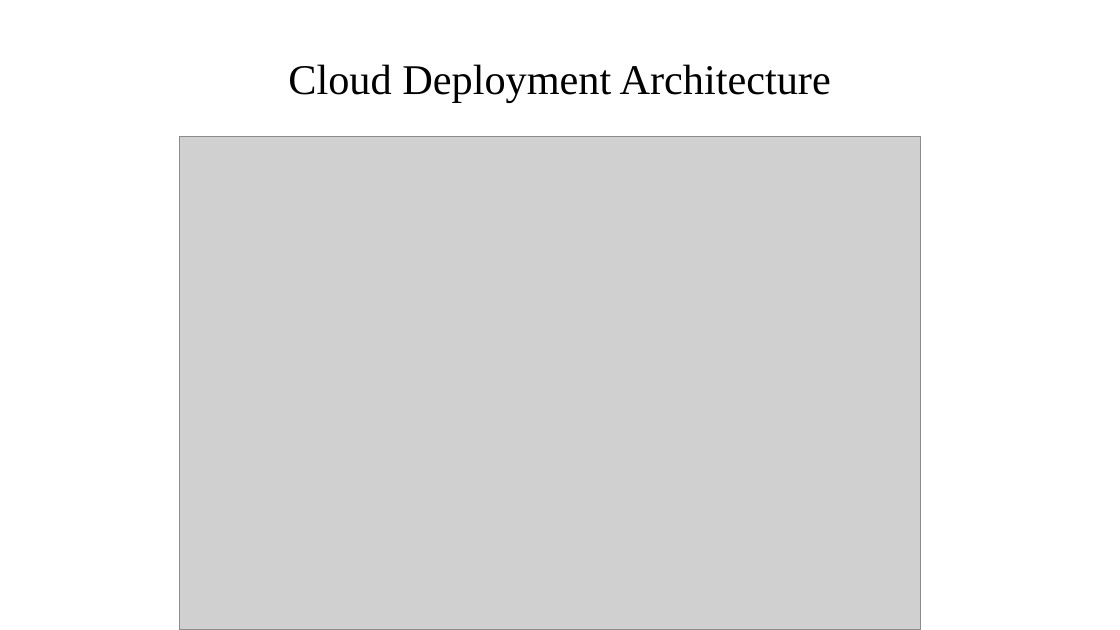
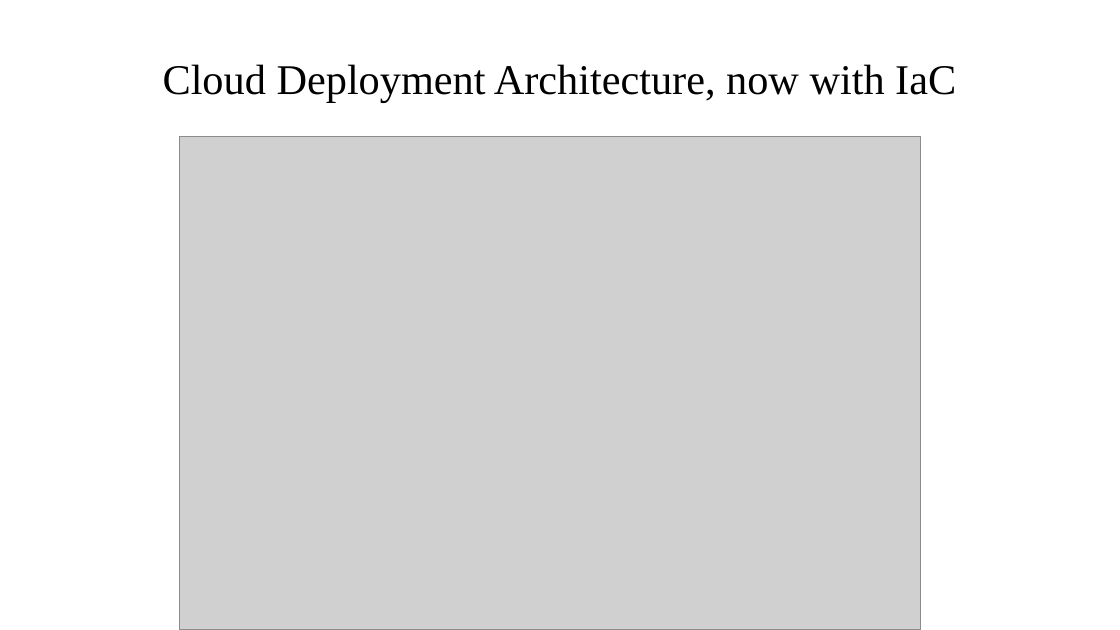
Before and after one commit to vmalani27/bvm_internship_project_12, a slide deck: slide 1 of AWS Architecture documentation.odp. Drawn at 1120x630 pixels with LibreOffice and Linux fonts; fonts in the diff are those of the drawing; grey boxes stand for pictures. Boxes give left, top, right and bottom in pixels: in the first picture for what was removed or moved away, otherwise in the second. Text is boxed around its words. In the diff, an @@ line names an element or a change of style, - is before the commit and + after.

```diff
--- a/AWS Architecture documentation.odp
+++ b/AWS Architecture documentation.odp
@@ title at [163,64,956,103]: text changed @@
-Cloud Deployment Architecture
+Cloud Deployment Architecture, now with IaC
```
Also in this commit, not shown: 1 other slide changed, 8 slides added, 5 slides removed, 11 other files.
